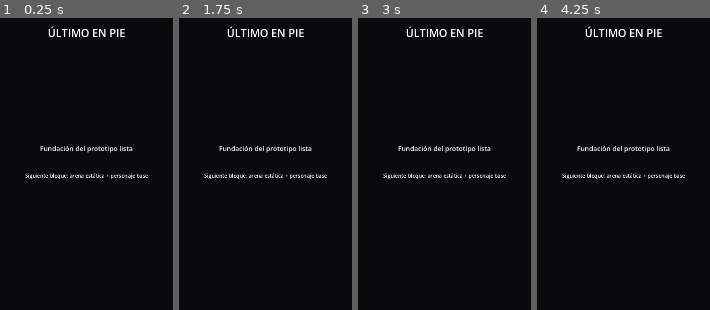
Above: before the commit, frames 1-4 (left to right).
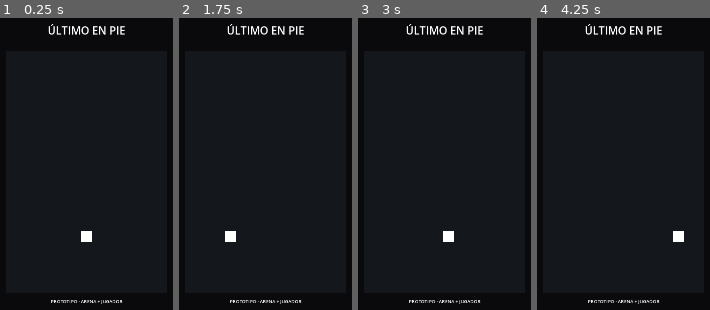
Above: after the commit, the same moments.

Repository: Baltas80/ULTIMO-EN-PIE
Game: Godot game, scene res://scenes/main.tscn
Two runs of this game, one before a commit and one after it. Both use one fixed random seed, a clock stepped at 60 frames per second and the inputs below.
Inputs (mouse positions are in pixels of both pictures, inside the frame that each line leads up to):
- Up to frame 1 (0.25 s): no input
- Up to frame 2 (1.75 s): tap Enter at 0.5 s; move the mouse to (307, 152) at 0.52 s; click (307, 152) at 0.67 s; tap Space at 1.25 s; move the mouse to (229, 187) at 1.27 s; click (229, 187) at 1.42 s
- Up to frame 3 (3 s): tap Enter at 2 s; move the mouse to (463, 96) at 2.02 s; click (463, 96) at 2.17 s; tap Space at 2.75 s; move the mouse to (435, 234) at 2.77 s; click (435, 234) at 2.92 s
- Up to frame 4 (4.25 s): tap Enter at 3.5 s; move the mouse to (678, 219) at 3.52 s; click (678, 219) at 3.67 s

The runs differ from the first frame. In frame 1, 2.5% of the frame differs, in the area x 14-86%, y 2-98%; in frame 2, 2.5%; in frame 3, 2.5%; in frame 4, 2.5%.

Commit message:
feat: wire arena prototype scene

Diff:
--- a/scenes/main.tscn
+++ b/scenes/main.tscn
@@ -1,36 +1,32 @@
-[gd_scene format=3]
+[gd_scene load_steps=2 format=3]
+
+[ext_resource type="Script" path="res://scripts/main.gd" id="1_main"]
 
 [node name="Main" type="Node2D"]
+script = ExtResource("1_main")
 
-[node name="Background" type="ColorRect" parent="."]
-offset_right = 720.0
-offset_bottom = 1280.0
-color = Color(0.04, 0.04, 0.05, 1)
+[node name="Arena" type="ColorRect" parent="."]
+offset_left = 48.0
+offset_top = 180.0
+offset_right = 672.0
+offset_bottom = 1120.0
+color = Color(0.08, 0.09, 0.11, 1)
 mouse_filter = 2
 
 [node name="Title" type="Label" parent="."]
 offset_left = 40.0
-offset_top = 80.0
+offset_top = 70.0
 offset_right = 680.0
-offset_bottom = 150.0
+offset_bottom = 130.0
 text = "ÚLTIMO EN PIE"
 horizontal_alignment = 1
 theme_override_font_sizes/font_size = 42
 
 [node name="Status" type="Label" parent="."]
 offset_left = 60.0
-offset_top = 540.0
+offset_top = 1140.0
 offset_right = 660.0
-offset_bottom = 620.0
-text = "Fundación del prototipo lista"
+offset_bottom = 1190.0
+text = "PROTOTIPO · ARENA + JUGADOR"
 horizontal_alignment = 1
-theme_override_font_sizes/font_size = 26
-
-[node name="Info" type="Label" parent="."]
-offset_left = 70.0
-offset_top = 650.0
-offset_right = 650.0
-offset_bottom = 780.0
-text = "Siguiente bloque: arena estática + personaje base"
-horizontal_alignment = 1
-theme_override_font_sizes/font_size = 20
+theme_override_font_sizes/font_size = 18
